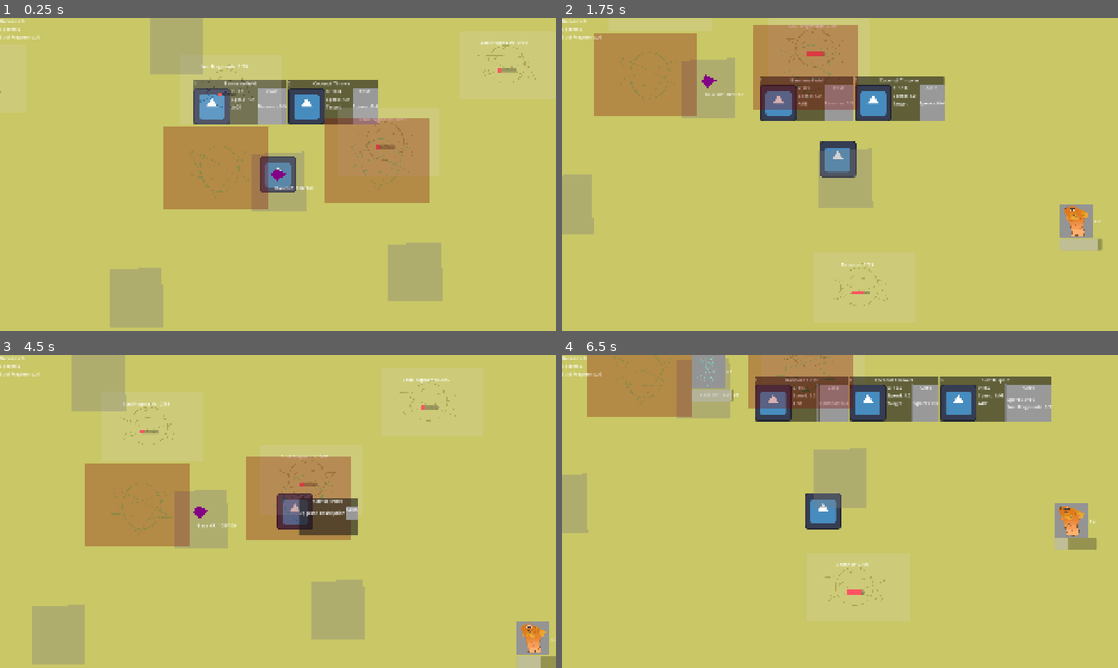
Above: before the commit, frames 1-4 (two rows, left to right).
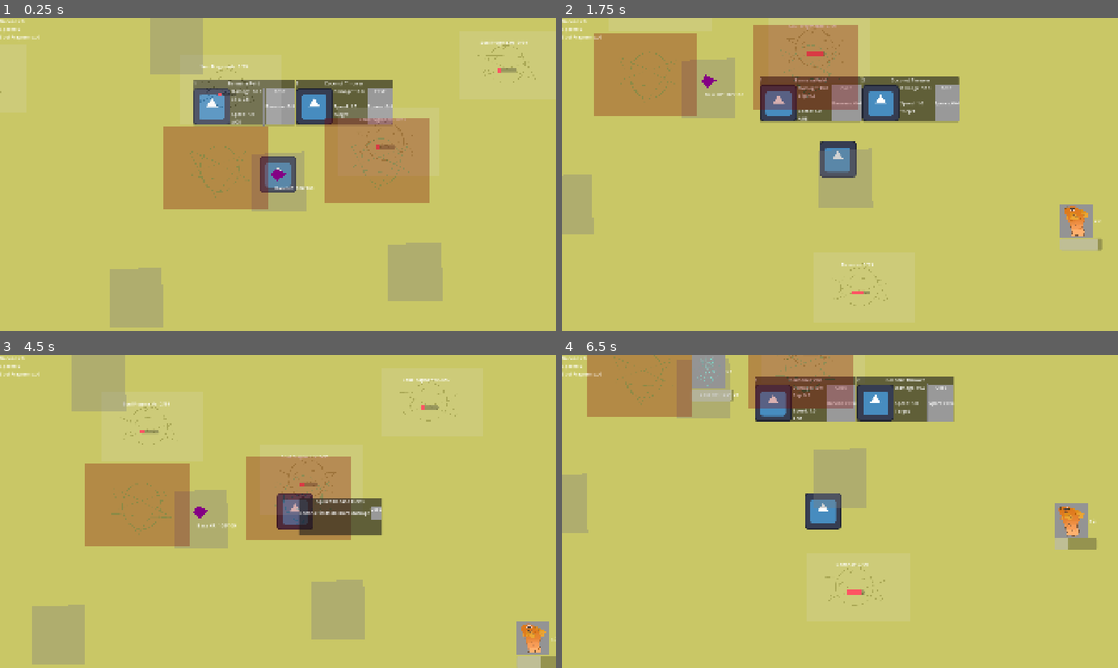
Above: after the commit, the same moments.

Repository: skeeeth/Allstar-Cult-Slip
Game: Godot game, scene res://Source/Level/World/World.tscn
Same seed, same stepped clock (60 frames per second), same inputs: the game is played once before the commit and once after it. This scene is started directly instead of the project's main scene. The engine's default icon, where the game draws it, is replaced by a stand-in: a white triangle on a blue panel in a dark square.
Inputs:
- Up to frame 1 (0.25 s): no input
- Up to frame 2 (1.75 s): tap Enter at 0.5 s; hold D (right) 0.53-1.28 s; hold E (Interact) 0.53-1.28 s; tap 1 (one) at 0.8, 1.35 s; hold S (down) from 1.28 s (still down); tap E (Interact) at 1.55 s
- Up to frame 3 (4.5 s): release S (down) at 2.03 s; hold D (right) 2.03-2.78 s; hold E (Interact) 2.03-2.78 s; tap 1 (one) at 2.3, 2.85, 3.8 s; hold W (up) 2.78-3.53 s; tap E (Interact) at 3.05 s; hold 3 (three) 3.53-4.28 s; hold A (left) from 3.53 s (still down); tap 2 (two) at 4.35 s
- Up to frame 4 (6.5 s): tap E (Interact) at 4.55, 6.05 s; release A (left) at 5.03 s; hold S (down) 5.03-5.78 s; hold E (Interact) 5.03-5.78 s; tap 1 (one) at 5.3, 5.85 s; hold D (right) from 5.78 s (still down)

The runs differ from the first frame. In frame 1, 2.0% of the frame differs, in the area x 35-71%, y 19-35%; in frame 2, 2.1%; in frame 3, 0.7%; in frame 4, 4.4%, in the area x 35-88%, y 6-22%.

Commit message:
Tower Effecting upgrades

Diff:
--- /dev/null
+++ b/Resources/Upgrades/SpikedBannanas.tres
@@ -0,0 +1,17 @@
+[gd_resource type="Resource" script_class="Upgrade" format=3 uid="uid://d0gvwfkbfgok8"]
+
+[ext_resource type="Script" uid="uid://bpp0od0nilhfy" path="res://Source/Interactable/Towers/Projectile/ProjectileData.gd" id="1_lscop"]
+[ext_resource type="Script" uid="uid://dlv0kunqio4rh" path="res://Source/Interactable/Towers/TowerData.gd" id="2_fj2xn"]
+[ext_resource type="Resource" uid="uid://cwdovgn6qws6s" path="res://Resources/Towers/BananaField.tres" id="3_7pq8c"]
+[ext_resource type="Script" uid="uid://btarx67t2mdtf" path="res://Source/Interactable/Upgrade Offer/upgrade_data.gd" id="4_4lbus"]
+
+[resource]
+script = ExtResource("4_4lbus")
+name = "Spiked Banana Fields"
+description = "Banana Fields do more damage"
+type = 1
+associated_towers = Array[ExtResource("2_fj2xn")]([ExtResource("3_7pq8c")])
+stat_increases = Dictionary[String, float]({
+"Damage": 50.0
+})
+metadata/_custom_type_script = "uid://btarx67t2mdtf"
--- a/Source/Interactable/Tower Site/Build Info/TowerDisplay.gd
+++ b/Source/Interactable/Tower Site/Build Info/TowerDisplay.gd
@@ -23,10 +23,12 @@
 
 	tower_name.text = data.tower_name
 	tower_data = data
-	var effect_text:String
-	for e in data.effects.keys():
-		effect_text = "%s: %s" % [e,data.effects[e]]
+	var effect_text:String = ""
+	for e in data.effects:
+		effect_text += "%s: %s\n" % [data.effect_types.find_key(e).capitalize(),
+									data.effects[e]]
 	attack.text = effect_text
+
 	speed.text = "Speed: %s" % data.trigger_time
 	var type_text = "Target" if data.trigger_condition ==\
 					data.trigger_conditions.UNIT_TIME else "AOE"
@@ -34,8 +36,6 @@
 
 	cost.update_cost_text(data.cost)
 
-
-
 func set_hover():
 	add_theme_stylebox_override("panel",hover_box)
 
--- a/Source/Interactable/Tower Site/tower_site.gd
+++ b/Source/Interactable/Tower Site/tower_site.gd
@@ -53,7 +53,7 @@
 	if current_tower:
 		current_tower.queue_free()
 
-	var new_tower = Tower.create(blueprint)
+	var new_tower = Tower.create(load(blueprint.resource_path))
 	add_child(new_tower)
 	#interaction_area.monitoring = false
 	current_tower = new_tower
--- a/Source/Interactable/Towers/Tower.gd
+++ b/Source/Interactable/Towers/Tower.gd
@@ -89,12 +89,20 @@
 	apply_effects(u)
 
 func apply_effects(target:Unit):
-	for e in data.effects.keys():
+	var read_effects:Dictionary = data.effects.duplicate_deep()
+
+	for bonus in data.effect_mod:
+		if read_effects.has(bonus):
+			read_effects[bonus] += data.effect_mod[bonus]
+		else:
+			read_effects[bonus] = data.effect_mod[bonus]
+
+	for e in read_effects:
 		match e:
 			TowerData.effect_types.DAMAGE:
-				target.take_damage(data.effects[e])
+				target.take_damage(read_effects[e])
 			TowerData.effect_types.SLIP:
-				target.slip(data.effects[e])
+				target.slip(read_effects[e])
 
 func fire_projectile(target:Unit):
 	var new_projectile = Projectile.create(data.projectile,self)
--- a/Source/Interactable/Towers/TowerData.gd
+++ b/Source/Interactable/Towers/TowerData.gd
@@ -3,6 +3,7 @@
 
 @export var tower_name:String
 @export var sprite:Texture2D
+@export var build_sound:AudioStream
 
 @export var cost:Dictionary[ResourceManager.ResourceTypes,int]
 
@@ -11,12 +12,47 @@
 
 enum effect_types{DAMAGE, SLOW, SLIP}
 @export var effects:Dictionary[effect_types,float] = {effect_types.DAMAGE:0}
+var effect_mod:Dictionary[effect_types,float]
 
 @export var trigger_time = 1.0
+var speed_mod:float = 0
 #@export var effect_strength:float = 10
 
 @export var area_size:float
+var range_mod = 0
 
 @export var projectile:ProjectileData
 
 @export var upgrade:TowerData
+
+
+func _init() -> void:
+	Scoring.game_reseting.connect(_reset_state)
+
+func _reset_state() -> void:
+	effect_mod.clear()
+	speed_mod = 0
+	range_mod = 0
+
+
+func get_upgrade(stats:Dictionary):
+	var try_add = func add_stat(key:String)-> float:
+		if stats.has(key):
+			return stats[key]
+		else:
+			return 0
+
+	var add_effect = func add_e(effect:effect_types,amount:float):
+		if effect_mod.has(effect):
+			effect_mod[effect] += amount
+		else:
+			effect_mod[effect] = amount
+
+	add_effect.call(effect_types.DAMAGE,try_add.call("Damage"))
+	add_effect.call(effect_types.DAMAGE,try_add.call("Slip"))
+
+	range_mod = try_add.call("Range")
+	speed_mod = try_add.call("Speed")
+
+
+	ResourceSaver.save(self,resource_path)
--- a/Source/Interactable/Upgrade Offer/upgrade_offer.gd
+++ b/Source/Interactable/Upgrade Offer/upgrade_offer.gd
@@ -58,7 +58,9 @@
 		Upgrade.effects.PROJECTILE_BUFF:
 			for proj in offer.associated_proj:
 				proj.add_stats(offer.stat_increases)
-
+		Upgrade.effects.TOWER_BUFF:
+			for t in offer.associated_towers:
+				t.get_upgrade(offer.stat_increases)
 #endregion
 
 
--- a/Source/Interactable/Upgrade Offer/upgrade_offer.tscn
+++ b/Source/Interactable/Upgrade Offer/upgrade_offer.tscn
@@ -2,8 +2,8 @@
 
 [ext_resource type="Script" uid="uid://ca3qtc7hrkhjc" path="res://Source/Interactable/Upgrade Offer/upgrade_offer.gd" id="1_0kqjk"]
 [ext_resource type="PackedScene" uid="uid://chb2l2bjixpa2" path="res://Source/Interactable/Interactable.tscn" id="1_pynd8"]
-[ext_resource type="Resource" uid="uid://bjhl4pu7f188b" path="res://Resources/Upgrades/super_spore_BP.tres" id="2_u85dk"]
 [ext_resource type="Script" uid="uid://btarx67t2mdtf" path="res://Source/Interactable/Upgrade Offer/upgrade_data.gd" id="3_51exp"]
+[ext_resource type="Resource" uid="uid://d0gvwfkbfgok8" path="res://Resources/Upgrades/SpikedBannanas.tres" id="4_r631o"]
 [ext_resource type="Texture2D" uid="uid://tpwhhityw7ig" path="res://Assets/CUSTOM PLACEHOLDER/Pentagram.png" id="5_hrwrk"]
 [ext_resource type="PackedScene" uid="uid://c57kdddxeiw7f" path="res://Source/Interactable/Upgrade Offer/upgrade_info.tscn" id="6_51exp"]
 
@@ -12,8 +12,8 @@
 interactable = NodePath("Interaction Area")
 info_block = NodePath("Info Block")
 interval = 30.0
-offer = ExtResource("2_u85dk")
-starting_pool = Array[ExtResource("3_51exp")]([ExtResource("2_u85dk")])
+offer = ExtResource("4_r631o")
+starting_pool = Array[ExtResource("3_51exp")]([ExtResource("4_r631o")])
 
 [node name="Interaction Area" parent="." unique_id=268138595 instance=ExtResource("1_pynd8")]
 
--- a/Source/Level/World/Layouts/alt_world.tscn
+++ b/Source/Level/World/Layouts/alt_world.tscn
@@ -5,7 +5,6 @@
 [ext_resource type="PackedScene" uid="uid://ofx71x0hbi23" path="res://Source/Interactable/Circle/ResourceCircle.tscn" id="2_nh767"]
 [ext_resource type="Script" uid="uid://c373uigs4r2l5" path="res://Source/Level/World/draw_rocks.gd" id="2_voyjm"]
 [ext_resource type="PackedScene" uid="uid://c2og13fi0nolf" path="res://Source/Interactable/Upgrade Offer/upgrade_offer.tscn" id="3_04pb6"]
-[ext_resource type="Resource" uid="uid://bx8sruyl7ngi1" path="res://Resources/Upgrades/BiggerCoconut.tres" id="4_ic43r"]
 
 [node name="Alt World" unique_id=1815319325 instance=ExtResource("1_6u65b")]
 
@@ -134,8 +133,6 @@
 
 [node name="Upgrade Offer" parent="." index="12" unique_id=167568939 instance=ExtResource("3_04pb6")]
 position = Vector2(-317, -227)
-offer = ExtResource("4_ic43r")
 
 [node name="Upgrade Offer2" parent="." index="13" unique_id=1793415706 instance=ExtResource("3_04pb6")]
 position = Vector2(339, -258)
-offer = ExtResource("4_ic43r")
Not shown: 1 places in Resources/Projectiles/Coconut.tres that only renumber resources
Not shown: 1 places in Resources/Towers/BananaField.tres that only renumber resources
